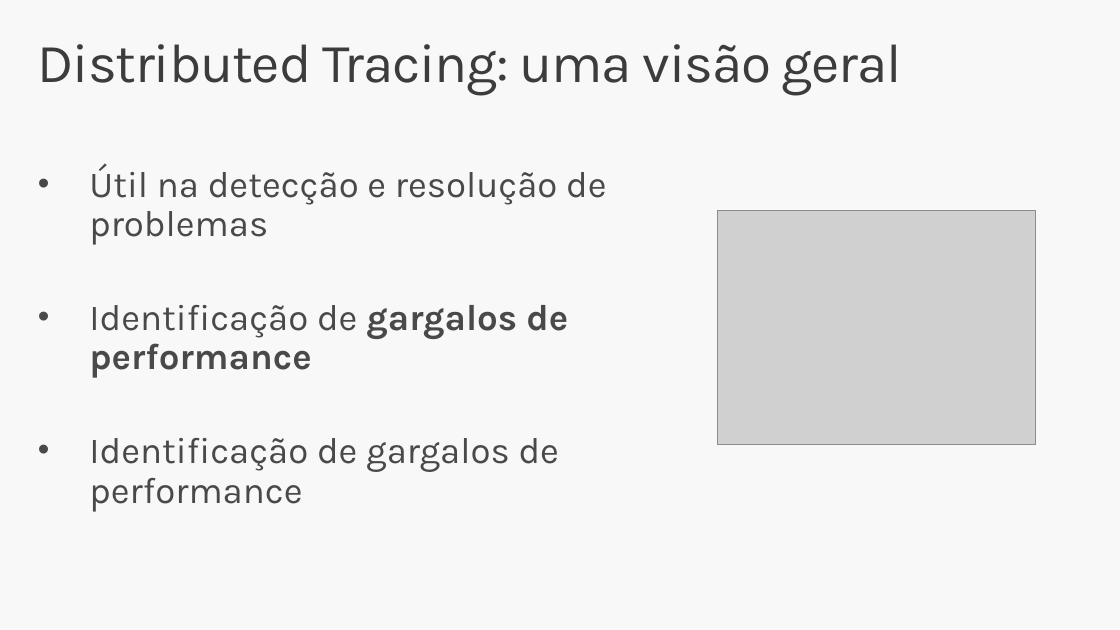
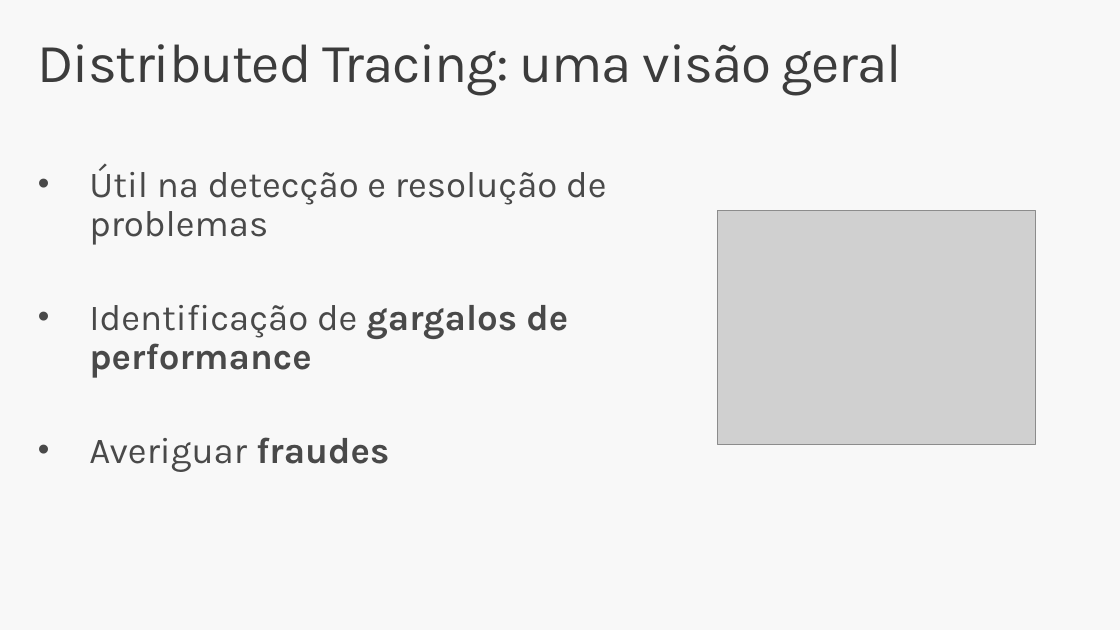
Before and after one commit to renatogroffe/OpenTelemetry_2024-12, a slide deck: slide 7 of slides/OpenTelemetry 2024-12.pptx. Drawn at 1120x630 pixels with LibreOffice and Linux fonts; fonts in the diff are those of the drawing; grey boxes stand for pictures. Boxes give left, top, right and bottom in pixels: in the first picture for what was removed or moved away, otherwise in the second. Text is boxed around its words. In the diff, an @@ line names an element or a change of style, - is before the commit and + after.

```diff
--- a/slides/OpenTelemetry 2024-12.pptx
+++ b/slides/OpenTelemetry 2024-12.pptx
@@ text at bbox=[89, 437, 389, 472]: text changed @@
-• Identificação de gargalos de performance
+• Averiguar fraudes
```
Also in this commit, not shown: 53 other files.
